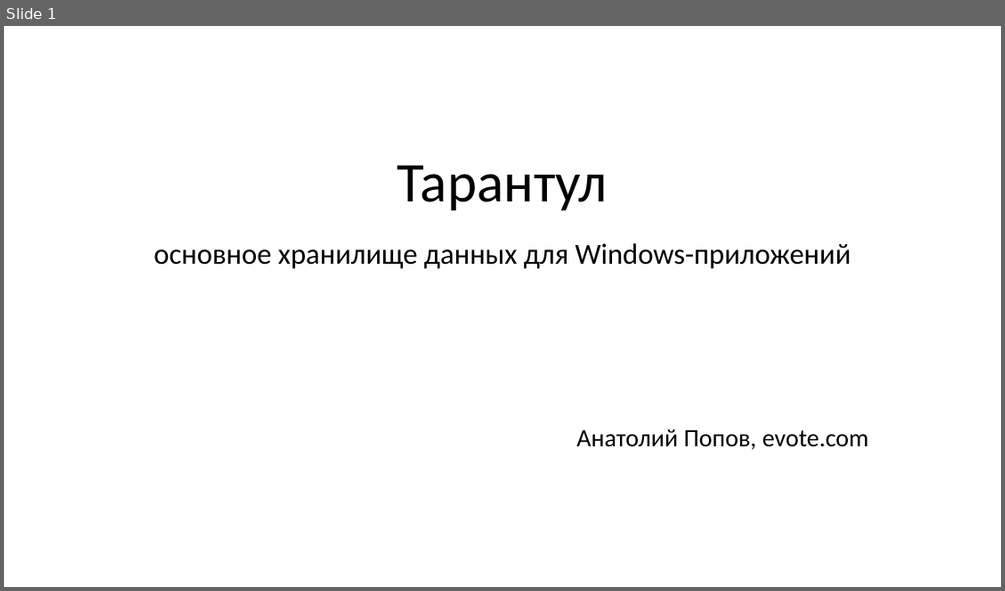
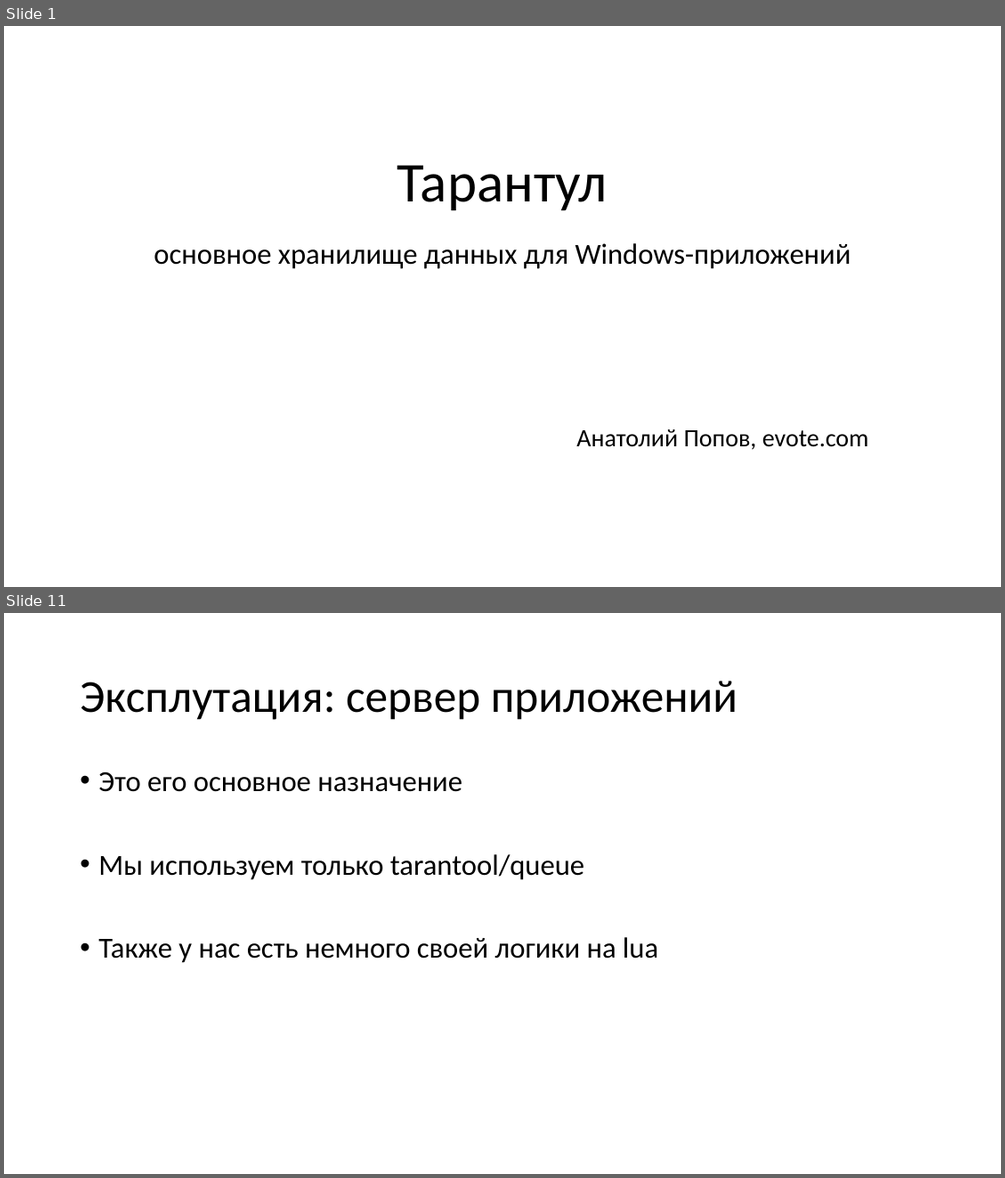
Before and after one commit to aensidhe/presentations, a slide deck: 2017/02/Tarantool for windows applications/Presentation.pptx. Shown one above the other, each under a label of ours: slide 1 before the commit, slides 1 and 11 after it; the slides between them are not shown. The pictures are 1005x591 and 1005x1178 pixels, drawn with LibreOffice and Linux fonts; fonts in the diff are those of the drawing. Boxes give left, top, right and bottom in pixels: in the first picture for what was removed or moved away, otherwise in the second. Text is boxed around its words. In the diff, an @@ line names an element or a change of style, - is before the commit and + after.

```diff
--- a/2017/02/Tarantool for windows applications/Presentation.pptx
+++ b/2017/02/Tarantool for windows applications/Presentation.pptx
@@ slide 11 added at (4, 613, 1001, 1174), background #FFFFFF @@
@@ title added at (80, 681, 737, 720), 44 pt, text #000000 @@
+Эксплутация: сервер приложений
@@ text added at (98, 771, 658, 963), 28 pt, text #000000 @@
+• Это его основное назначение
+• Мы используем только tarantool/queue
+• Также у нас есть немного своей логики на lua
```
Also in this commit, not shown: 9 slides changed, 7 other slides added, 3 slides removed, 1 other file.
